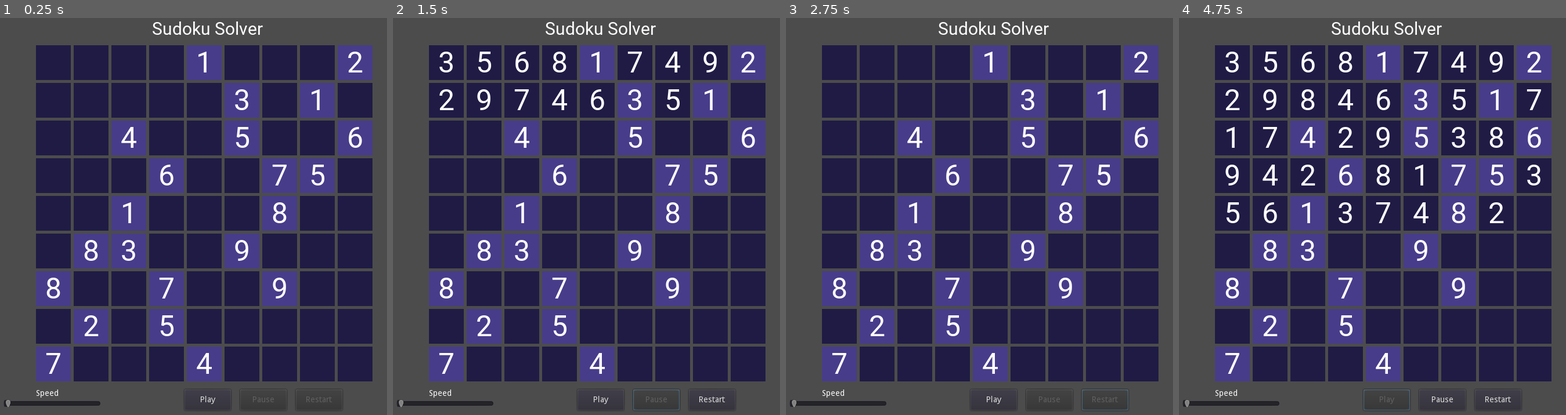
Above: before the commit, frames 1-4 (left to right).
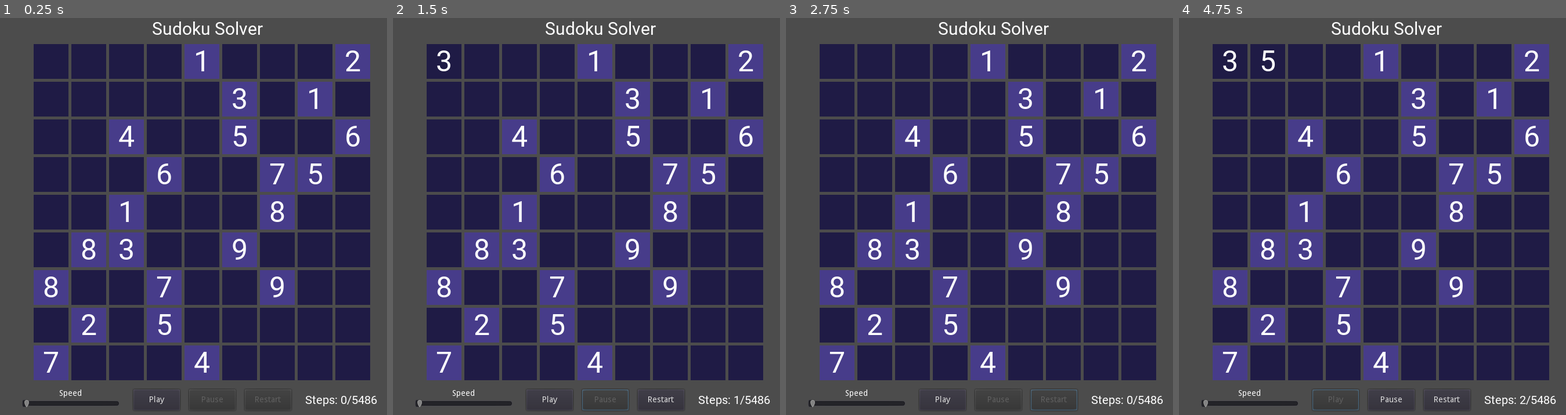
Above: after the commit, the same moments.

Repository: afroewis/godot-sudoku-solver
Game: Godot game, scene res://main_scene.tscn
The game is run twice, just before and just after one commit, with the same random seed, the same clock (stepped at 60 frames per second) and the same inputs.
Inputs:
- Up to frame 1 (0.25 s): no input
- Up to frame 2 (1.5 s): click "Play" at 0.5 s; click "Pause" at 1.25 s
- Up to frame 3 (2.75 s): click "Restart" at 2 s
- Up to frame 4 (4.75 s): click "Play" at 2.75 s; click "Restart" at 3.5 s; click "Play" at 4.25 s

The runs differ from the first frame. In frame 1, 15% of the frame differs, in the area x 1-98%, y 6-99%; in frame 2, 17%; in frame 3, 16%; in frame 4, 18%.

Commit message:
Improved UI

Diff:
--- a/main_scene.gd
+++ b/main_scene.gd
@@ -6,6 +6,8 @@
 onready var pause_button = get_node("pause_button")
 onready var reset_button = get_node("reset_button")
 onready var container = get_node("numbers_container")
+onready var speed_slider = get_node("speed_slider")
+onready var steps_label = get_node("steps_label")
 
 # Game state
 var new_board = [
@@ -26,25 +28,33 @@
 var cols: Array = []
 var cells: Array = []
 var steps: Array = []
-var isPaused: bool
+var is_paused: bool
 var current_step: int = 0
+var speed: int = 0
+var is_finished: bool = false
 
 func _ready():
 	play_button.connect("button_up", self, "solve_pressed")
 	pause_button.connect("button_up", self, "pause_pressed")
 	reset_button.connect("button_up", self, "reset_pressed")
+	speed_slider.connect("value_changed", self, "speed_slider_value_changed")
+	speed = 1 / speed_slider.value
 
 	create_board()
 
 	print_board()
 	solve(board, 0, rows, cols, cells)
+	update_steps(0, steps.size())
 	print_board()
+
+func speed_slider_value_changed(value: int) -> void:
+	speed = 1 / value
 
 func pause_pressed():
 	play_button.disabled = false
 	pause_button.disabled = true
 	reset_button.disabled = false
-	isPaused = true
+	is_paused = true
 
 func reset_pressed():
 	play_button.disabled = false
@@ -55,18 +65,24 @@
 	rows = []
 	cols = []
 	cells = []
-	isPaused = false
+	is_paused = false
+	is_finished = false
 	current_step = 0
 	create_board()
 	solve(board, 0, rows, cols, cells)
+	update_steps(0, steps.size())
 
 func solve_pressed():
-	isPaused = false
+	is_paused = false
 	play_button.disabled = true
 	pause_button.disabled = false
 	reset_button.disabled = false
 
-	while !isPaused:
+	while !is_paused && !is_finished:
+		if current_step == steps.size():
+			is_finished = true
+			break
+
 		var index = steps[current_step][0]
 		var value = steps[current_step][1]
 		var number = container.get_children()[index]
@@ -74,7 +90,10 @@
 		var text = String(" ") if value == 0 else String(value)
 		label.text = text
 		current_step += 1
-		yield(get_tree().create_timer(0.001), "timeout")
+
+		update_steps(current_step, steps.size())
+
+		yield(get_tree().create_timer(speed), "timeout")
 
 
 func create_board():
@@ -173,7 +192,10 @@
 			return false
 	return true
 
-func print_board():
+func update_steps(executed: int, total: int) -> void:
+	steps_label.text = str("Steps: ", executed, "/", total)
+
+func print_board() -> void:
 	var strr = ""
 
 	for i in 81:
--- a/main_scene.tscn
+++ b/main_scene.tscn
@@ -28,7 +28,11 @@
 size = 30
 font_data = ExtResource( 1 )
 
-[node name="Control" type="Control"]
+[sub_resource type="DynamicFont" id=4]
+size = 20
+font_data = ExtResource( 1 )
+
+[node name="scene" type="Control"]
 anchor_right = 1.0
 anchor_bottom = 1.0
 theme = SubResource( 1 )
@@ -42,9 +46,9 @@
 anchor_top = 1.0
 anchor_right = 0.5
 anchor_bottom = 1.0
-margin_left = -40.0
+margin_left = -128.0
 margin_top = -44.0
-margin_right = 40.0
+margin_right = -48.0
 margin_bottom = -8.0
 rect_pivot_offset = Vector2( -608, -400 )
 text = "Play"
@@ -58,10 +62,10 @@
 anchor_top = 0.5
 anchor_right = 0.5
 anchor_bottom = 0.5
-margin_left = -296.0
-margin_top = -286.0
-margin_right = 304.0
-margin_bottom = 290.0
+margin_left = -300.0
+margin_top = -288.0
+margin_right = 300.0
+margin_bottom = 288.0
 grow_horizontal = 2
 grow_vertical = 2
 size_flags_horizontal = 2
@@ -79,22 +83,44 @@
 margin_top = 16.0
 margin_right = 95.0
 margin_bottom = 52.0
+rect_pivot_offset = Vector2( 136, 24 )
 custom_fonts/font = SubResource( 3 )
 text = "Sudoku Solver"
+__meta__ = {
+"_edit_use_anchors_": false
+}
+
+[node name="steps_label" type="Label" parent="."]
+anchor_left = 0.5
+anchor_right = 0.5
+margin_left = 168.0
+margin_top = 662.0
+margin_right = 288.0
+margin_bottom = 686.0
+rect_pivot_offset = Vector2( 136, 24 )
+custom_fonts/font = SubResource( 4 )
+text = "Steps: "
+__meta__ = {
+"_edit_use_anchors_": false
+}
 
 [node name="speed_slider" type="HSlider" parent="."]
-margin_left = 48.0
+margin_left = 80.0
 margin_top = 672.0
-margin_right = 216.0
+margin_right = 248.0
 margin_bottom = 688.0
+min_value = 1.0
+max_value = 15001.0
+step = 15000.0
+value = 1.0
 __meta__ = {
 "_edit_use_anchors_": false
 }
 
 [node name="speed_label" type="Label" parent="."]
-margin_left = 104.0
+margin_left = 144.0
 margin_top = 656.0
-margin_right = 144.0
+margin_right = 184.0
 margin_bottom = 670.0
 text = "Speed"
 
@@ -103,9 +129,9 @@
 anchor_top = 1.0
 anchor_right = 0.5
 anchor_bottom = 1.0
-margin_left = 56.0
+margin_left = -32.0
 margin_top = -44.0
-margin_right = 136.0
+margin_right = 48.0
 margin_bottom = -8.0
 rect_pivot_offset = Vector2( 56, 32 )
 disabled = true
@@ -116,14 +142,14 @@
 }
 
 [node name="reset_button" type="Button" parent="."]
-anchor_left = 0.5
-anchor_top = 1.0
-anchor_right = 0.5
-anchor_bottom = 1.0
-margin_left = 152.0
-margin_top = -44.0
-margin_right = 232.0
-margin_bottom = -8.0
+anchor_left = 0.57
+anchor_top = 0.989
+anchor_right = 0.57
+anchor_bottom = 0.989
+margin_left = 8.0
+margin_top = -36.3
+margin_right = 88.0
+margin_bottom = -0.299988
 rect_pivot_offset = Vector2( 56, 32 )
 disabled = true
 text = "Restart"
Not shown: 1 places in main_scene.tscn that only renumber resources
